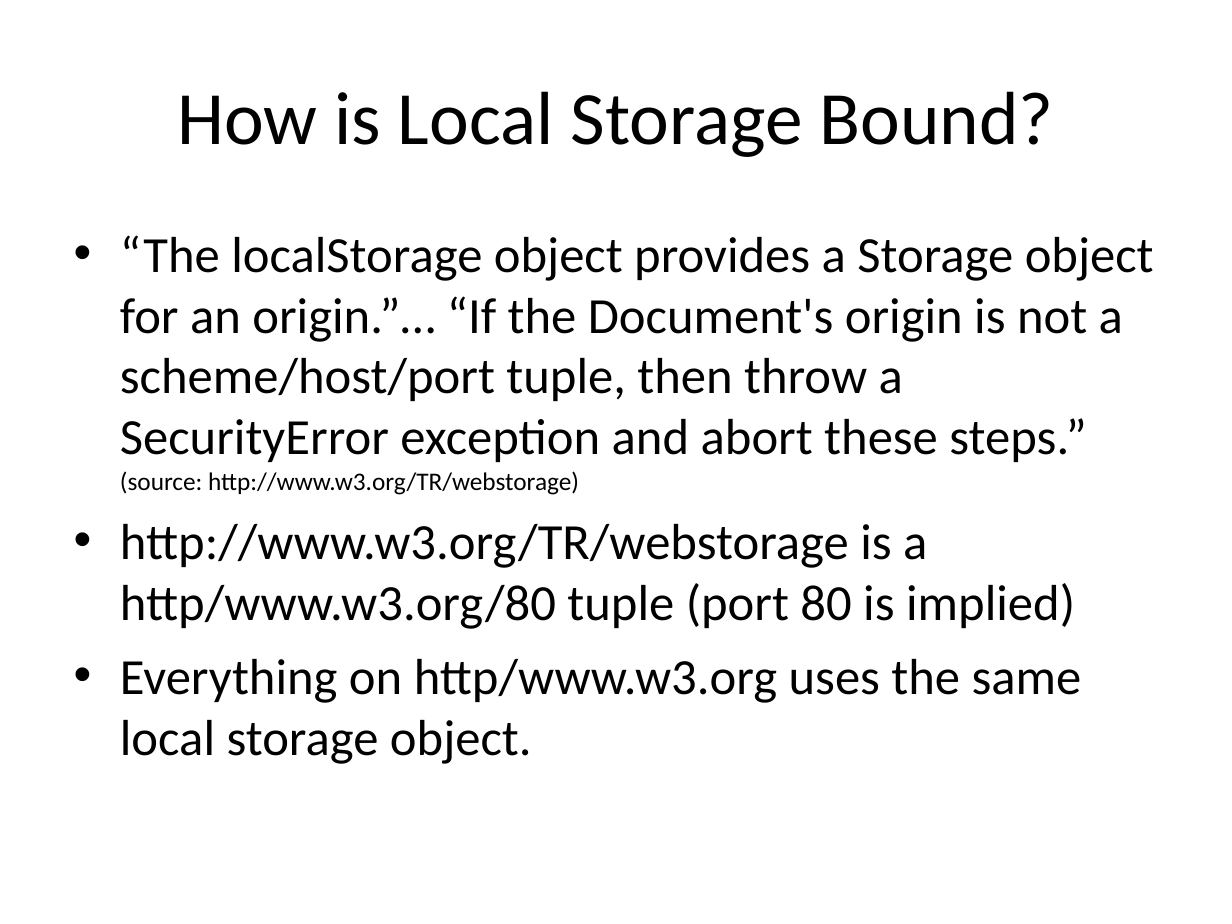
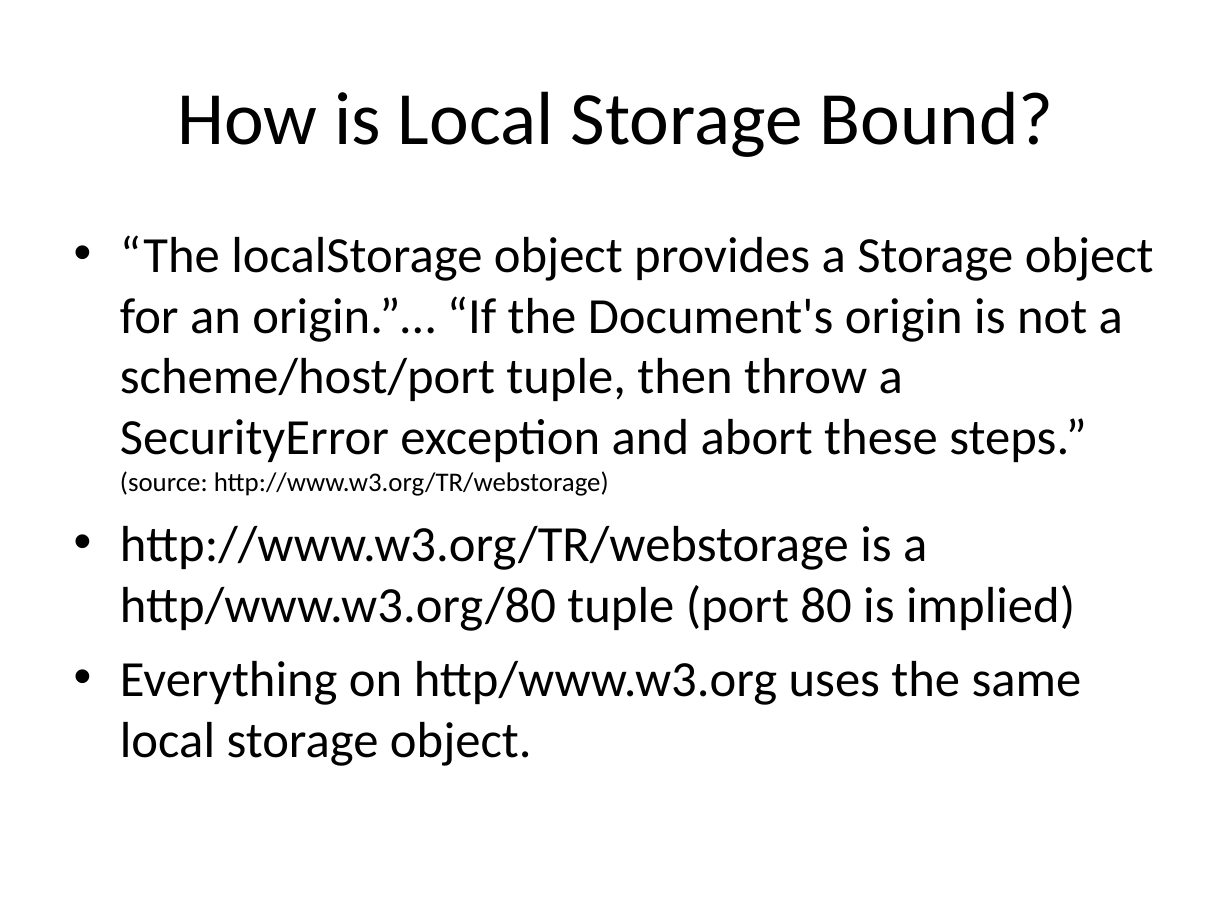
Before and after one commit to EdCharbeneau/CodePaLOUsa, a slide deck: slide 6 of 2013/LocalStorageSecurity/LocalStoragePresentation.ppt (slide 4 before the commit). Drawn at 1232x924 pixels with LibreOffice and Linux fonts; fonts in the diff are those of the drawing. Boxes give left, top, right and bottom in pixels: in the first picture for what was removed or moved away, otherwise in the second. Text is boxed around its words. In the diff, an @@ line names an element or a change of style, - is before the commit and + after.

```diff
--- a/2013/LocalStorageSecurity/LocalStoragePresentation.ppt
+++ b/2013/LocalStorageSecurity/LocalStoragePresentation.ppt
@@ text at box(120, 235, 1154, 496): size 14.8 to 15.7 pt in "(source: http://www.w3.org/TR/webstorage)" @@
```
Also in this commit, not shown: 9 other slides changed, 2 slides added.
